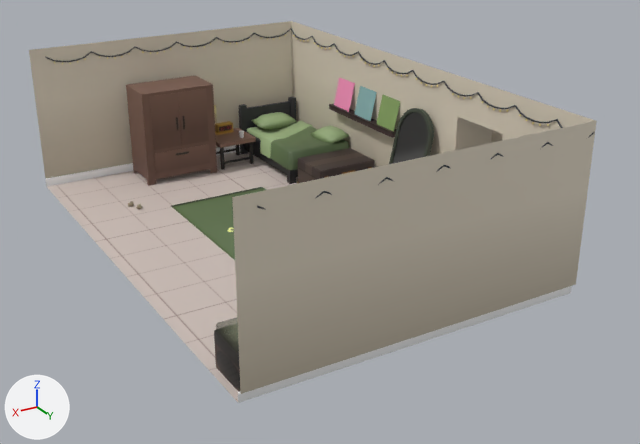
The FBX model Project Fog/Assets/Props/Buildings/Interior/Gravel Bedroom/Gravel's room.fbx, before and after one commit.
Rendered twice from a 50 mm lens placed at (6.69, 19.61, 8.9), pointed at (-3.01, 3.45, 0.82). Arrows for +X, +Y and +Z are at lower left; the lights stay in place. Where no turn or scale is listed for an object, it has been applied to the vertices. Vertices at the same position are counted once.

Objects in the first picture: 'Carpet', 'Chest', 'Circle.001', 'Dresser', 'Mirror', 'Music box', 'Record display', 'Room', 'Table', 'TwinBed with sheet'.
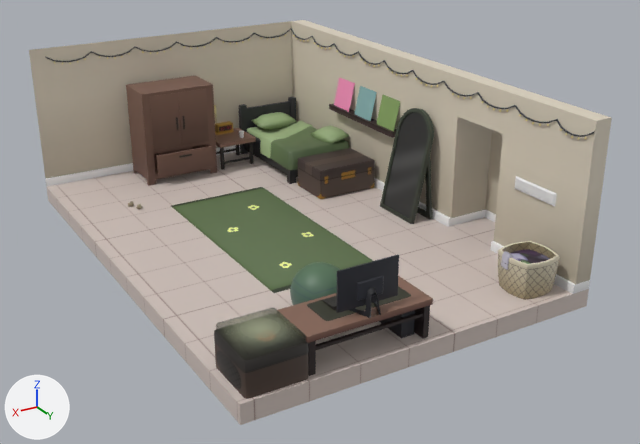
Pixel boxes (x1, y1, x2, y2) of what changed, in the pictures (640 x 444 px):
'Room', reshaped (6% taller)
    before: (29, 21, 597, 403)
    after: (29, 20, 612, 425)
part 1 of me_cube, built on
    before: (180, 121, 597, 403)
    after: (46, 20, 612, 425)
'Carpet', unchanged, uncovered by the edit
    before: (171, 187, 266, 260)
    after: (171, 187, 373, 293)
'Music box', unchanged, uncovered by the edit
    before: (214, 323, 241, 392)
    after: (214, 313, 308, 399)
'Desk', unchanged, uncovered by the edit
    after: (277, 276, 433, 376)
'clothes Bin', unchanged, uncovered by the edit
    after: (498, 241, 560, 300)

The change, as a diff of the scene's bpy script:
```diff
--- a/Project Fog/Assets/Props/Buildings/Interior/Gravel Bedroom/Gravel's room.fbx.py
+++ b/Project Fog/Assets/Props/Buildings/Interior/Gravel Bedroom/Gravel's room.fbx.py
@@ me_cube @@
 # used by ob_room; location = (0.0, 0.0, 0.0); rotation_euler = (0.0, -3.142, 0.0), in degrees (0, -180, 0); scale = (-1.0, -1.0, -1.0)
-me_cube.from_pydata(...)  # 38 vertices, 30 faces; spans x -7.08..1.56, y -8.51..3.17, z 0.43..4.08
+me_cube.from_pydata(...)  # 50 vertices, 40 faces; spans x -7.08..1.56, y -8.51..3.17, z 0.03..4.08
+# me_cube part 1
+# 7 vertices are removed from x -5.96..1.55, y -8.51..-8.45, z 0.43..4.08
+# 7 faces are deleted
+# 13 vertices are added at x -6.41..1.56, y -8.51..3.12, z 0.03..0.64
+# 6 new vertices lie (-0.4, 0.0, 0.0) away from vertices in x -6.01, y -8.51..3.17, z 0.64..4.08
+# 8 new faces join them, mat_flooring (picture img_flooringtiles_png)
+# 9 new faces join them, mat_wall (picture img_wall_png)
 me_cube.materials.append(mat_flooring)
```
